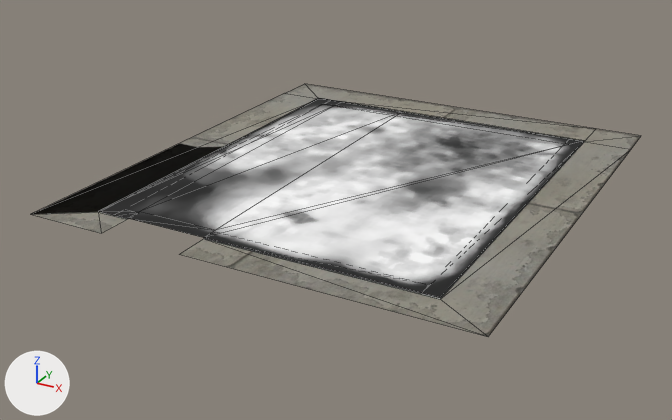
One commit to the FBX model Assets/Meshes/hut.FBX: the scene before it, then after it.
Before and after are seen from a 50 mm camera at (11.96, -22.51, 10.36) aimed at (-0.62, 0.37, -1.09). Every picture has the same lights, and +X, +Y and +Z are marked at lower left. Mesh edges are drawn as thin lines. Where no turn or scale is listed for an object, it has been applied to the vertices. Vertices at the same position are counted once.

Objects in the first picture: 'drifts', 'hut_floor', 'hut_walls'.
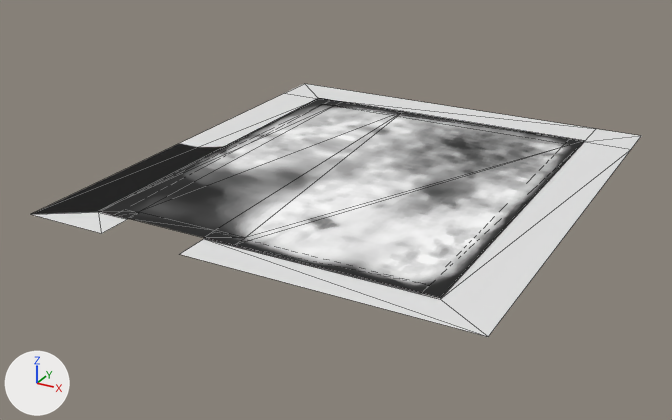
Edits to the scene script, one JSON object a line:
```json
{"block": "me_mesh", "where": "# used by ob_hut_floor; location = (0.0, 0.0, 0.0)"}
{"block": "me_mesh", "where": "# verts and faces of me_mesh; kept vertices keep their numbers, new ones are numbered from 10"}
{"block": "me_mesh", "where": "# before: 1 (5.08, -5.08, 0.04) at pixel (440, 297), 3 (5.08, 7.11, 0.04) at pixel (584, 140), 4 (-1.52, -5.08, 0.04) at pixel (203, 237), 5 (-1.52, 7.11, 0.04) at pixel (403, 111), 8 (-1.52, -4.57, 0.04) at pixel (215, 230)"}
{"op": "remove", "block": "me_mesh", "code": "me_mesh.from_pydata(...)  # 10 vertices, 10 faces; spans x -5.08..5.08, y -5.08..7.11, z 0.04"}
{"op": "add", "block": "me_mesh", "code": "me_mesh.from_pydata(...)  # 12 vertices, 13 faces; spans x -5.08..5.08, y -5.08..7.11, z 0.04"}
{"block": "me_mesh", "change": "me_mesh part 1"}
{"op": "add", "block": "me_mesh", "code": "delete_faces([(1, 4, 3), (3, 8, 5), (3, 4, 8)])"}
{"op": "add", "block": "me_mesh", "code": "verts[10] = (-0.57, -5.08, 0.04)  # pixel (234, 245)"}
{"op": "add", "block": "me_mesh", "code": "verts[11] = (-0.57, -4.57, 0.04)  # pixel (245, 237)"}
{"op": "add", "block": "me_mesh", "code": "faces += [(1, 10, 3), (3, 11, 5), (4, 11, 10), (3, 10, 11), (5, 11, 8), (4, 8, 11)]"}
{"block": "me_mesh", "change": "me_mesh part 2: 3 kept faces spanning x -4.06..-1.52, y -5.08..7.11, z 0.04 get new texture (UV) coordinates"}
{"block": "me_mesh_002", "where": "me_mesh_002.from_pydata(...)  # 15 vertices, 13 faces; spans x -6.6..6.6, y -6.1..8.64, z 0.0"}
{"op": "remove", "block": "me_mesh_002", "code": "me_mesh_002.materials.append(mat_material__26)  # picture img_4431_jpg"}
```

Changed parts and their boxes (x1, y1, x2, y2) in the pictures (672 x 420 px):
```json
{"object": "drifts", "change": "recoloured", "before": [30, 84, 641, 337], "after": [30, 84, 641, 337], "on screen": "grey to white"}
{"part": 1, "of": "me_mesh", "change": "built on", "before": [204, 112, 584, 298], "after": [204, 112, 584, 298]}
{"part": 2, "of": "me_mesh", "change": "surface changed", "before": [128, 112, 402, 238], "after": [128, 112, 402, 238]}
```
